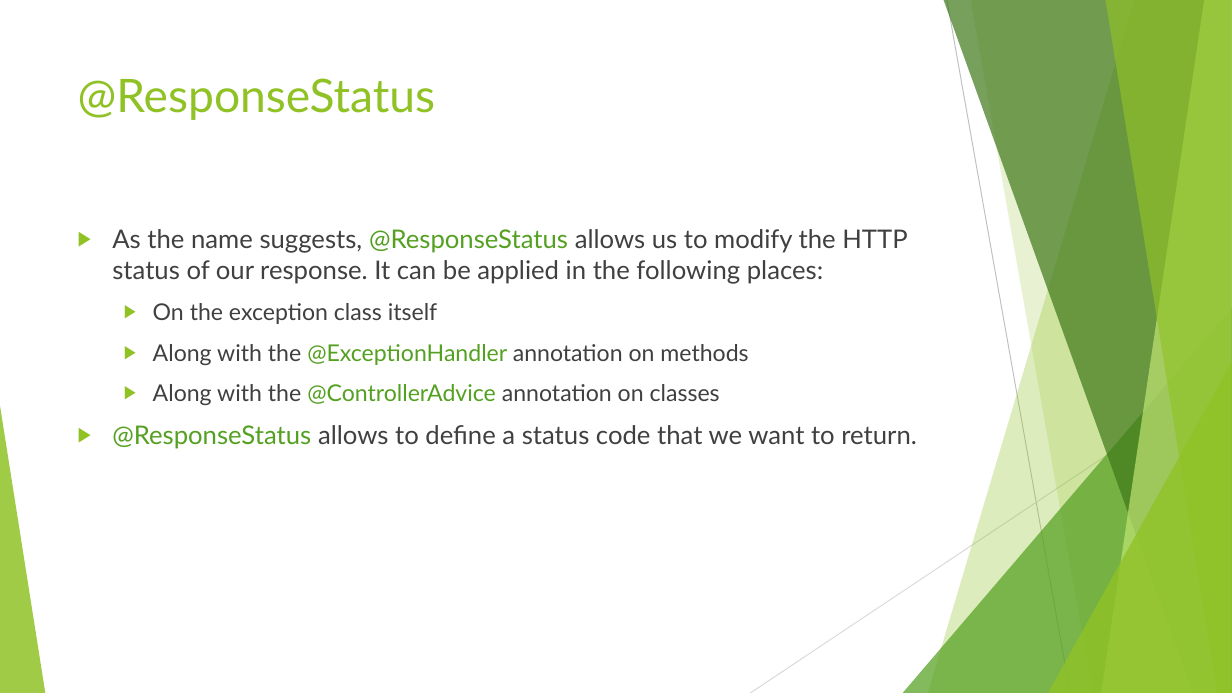
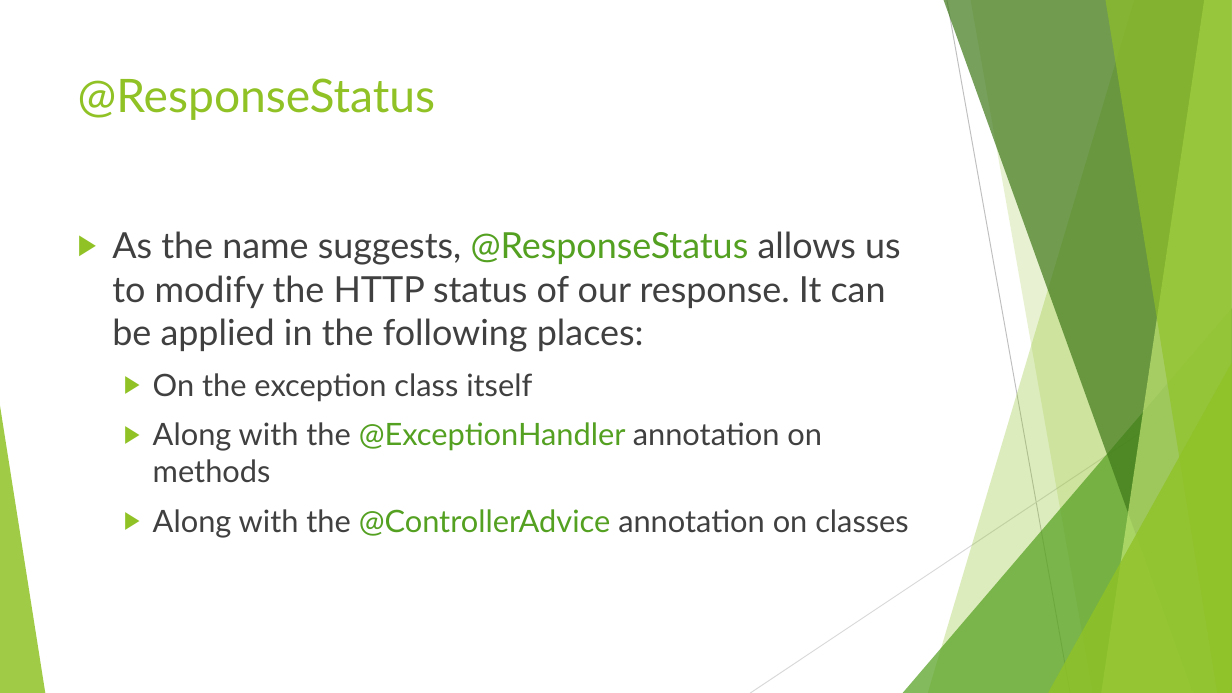
Before and after one commit to ybensman/SpringMicroserviceDemo, a slide deck: slide 24 of Spring_Beginners_2_SpringBootForMS.pptx (slide 23 before the commit). Drawn at 1232x693 pixels with LibreOffice and Linux fonts; fonts in the diff are those of the drawing. Boxes give left, top, right and bottom in pixels: in the first picture for what was removed or moved away, otherwise in the second. Text is boxed around its words. In the diff, an @@ line names an element or a change of style, - is before the commit and + after.

```diff
--- a/Spring_Beginners_2_SpringBootForMS.pptx
+++ b/Spring_Beginners_2_SpringBootForMS.pptx
@@ text "As the name suggests, @ResponseStatus ..." at (112,231,909,538): size 20 to 28 pt in "As the name suggests, @ResponseStatus allows us ..."; size 18 to 24 pt in "On the exception class itself", "Along with the @ExceptionHandler annotation on methods", "Along with the @ControllerAdvice annotation on classes" @@
@@ text at (112,425,917,449): paragraph removed @@
-▶ @ResponseStatus allows to define a status code that we want to return.
```
Also in this commit, not shown: 11 other slides changed, 1 slide added.
